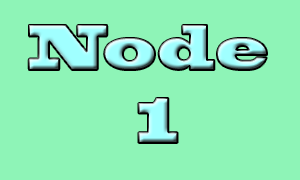
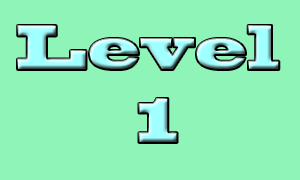
Layered file, before and after one edit (300x180). Changes by layer:
renamed "Node 1" to "Level 1", painted on it over [17, 25, 280, 71]
